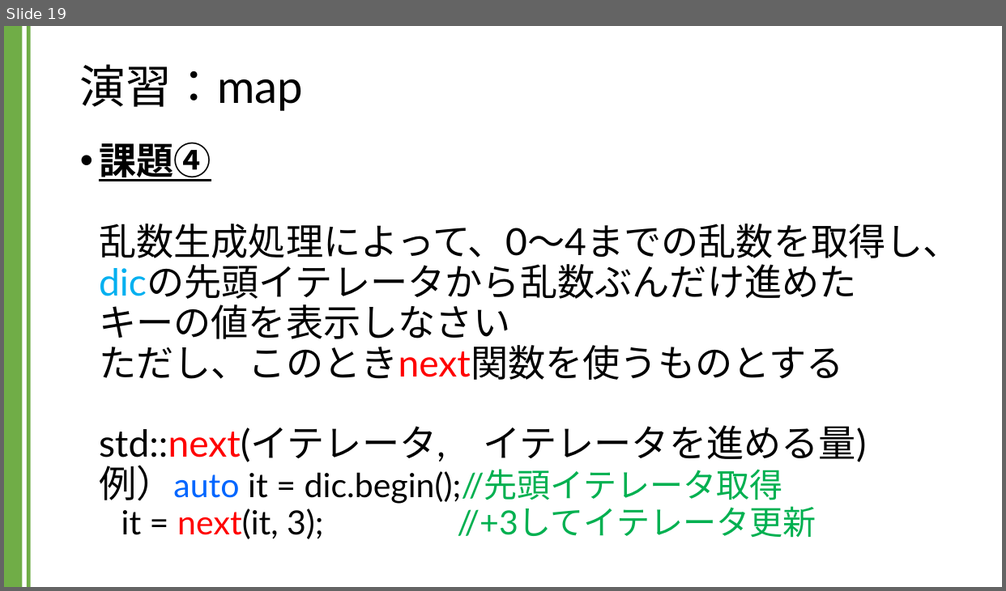
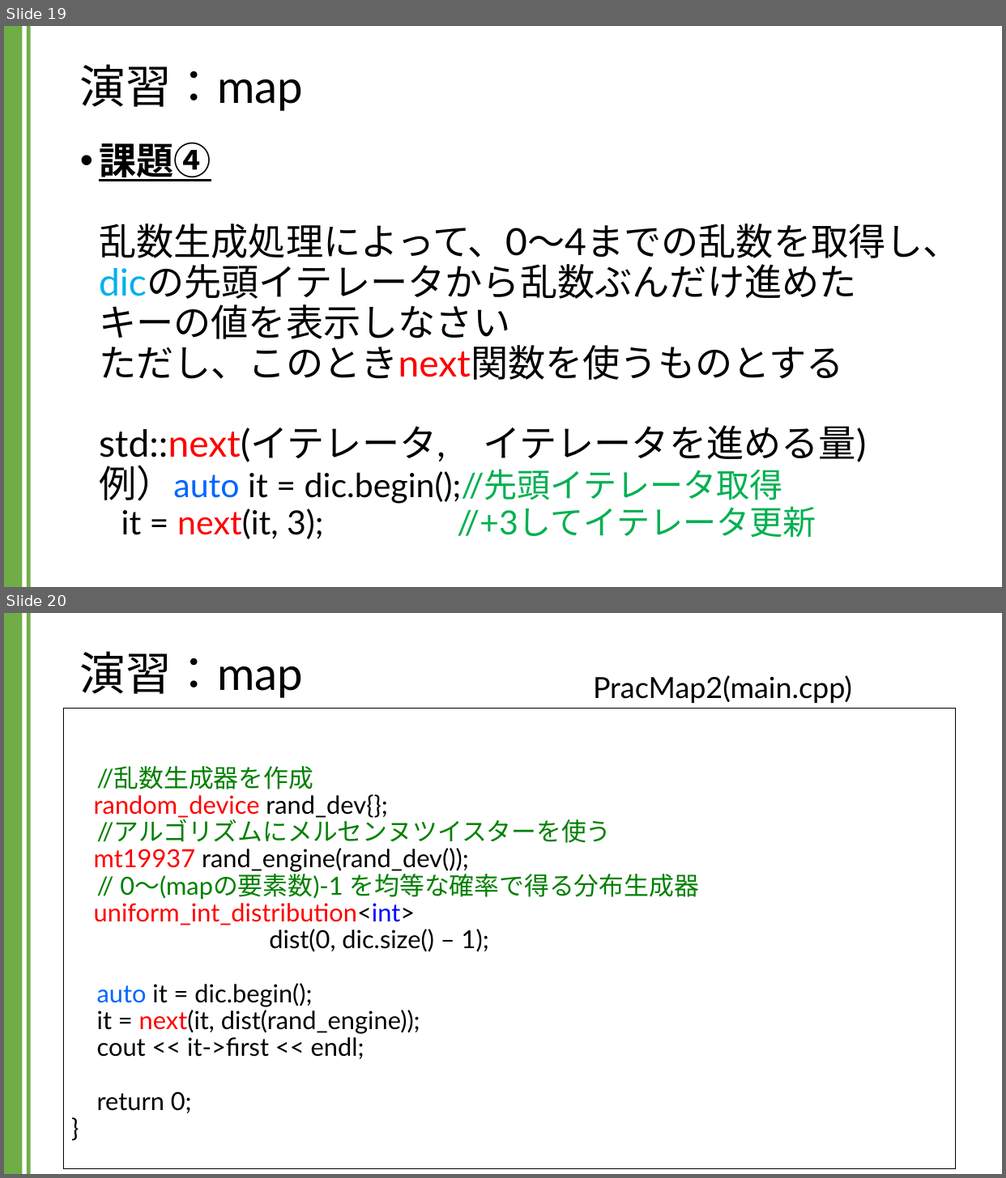
Before and after one commit to kic-murata/cpp2024, a slide deck: 授業資料/演習課題：map.pptx. Shown one above the other, each under a label of ours: slide 19 before the commit, slides 19 and 20 after it. The pictures are 1006x591 and 1006x1178 pixels, drawn with LibreOffice and Linux fonts; fonts in the diff are those of the drawing. Boxes give left, top, right and bottom in pixels: in the first picture for what was removed or moved away, otherwise in the second. Text is boxed around its words. In the diff, an @@ line names an element or a change of style, - is before the commit and + after.

```diff
--- a/授業資料/演習課題：map.pptx
+++ b/授業資料/演習課題：map.pptx
@@ slide 20 added at box(4, 613, 1002, 1174), background #FFFFFF; not listed: 2 template elements that a slide beside it also shows @@
@@ title added at box(80, 651, 304, 698), 44 pt, text #000000 @@
+演習：map
@@ text added at box(593, 675, 852, 703), 28 pt, text #000000 @@
+PracMap2(main.cpp)
@@ text added at box(64, 708, 956, 1169), fill #FFFFFF, outline #000000 0.75 pt, 24 pt, text #000000 @@
+//乱数生成器を作成
+random_device rand_dev{};
+//アルゴリズムにメルセンヌツイスターを使う
+mt19937 rand_engine(rand_dev());
+// 0～(mapの要素数)-1 を均等な確率で得る分布生成器
+uniform_int_distribution<int>
+dist(0, dic.size() – 1);
+auto it = dic.begin();
+it = next(it, dist(rand_engine));
+cout << it->first << endl;
+return 0;
+}
```
Also in this commit, not shown: 2 slides changed, 1 other slide added, 1 other file.
